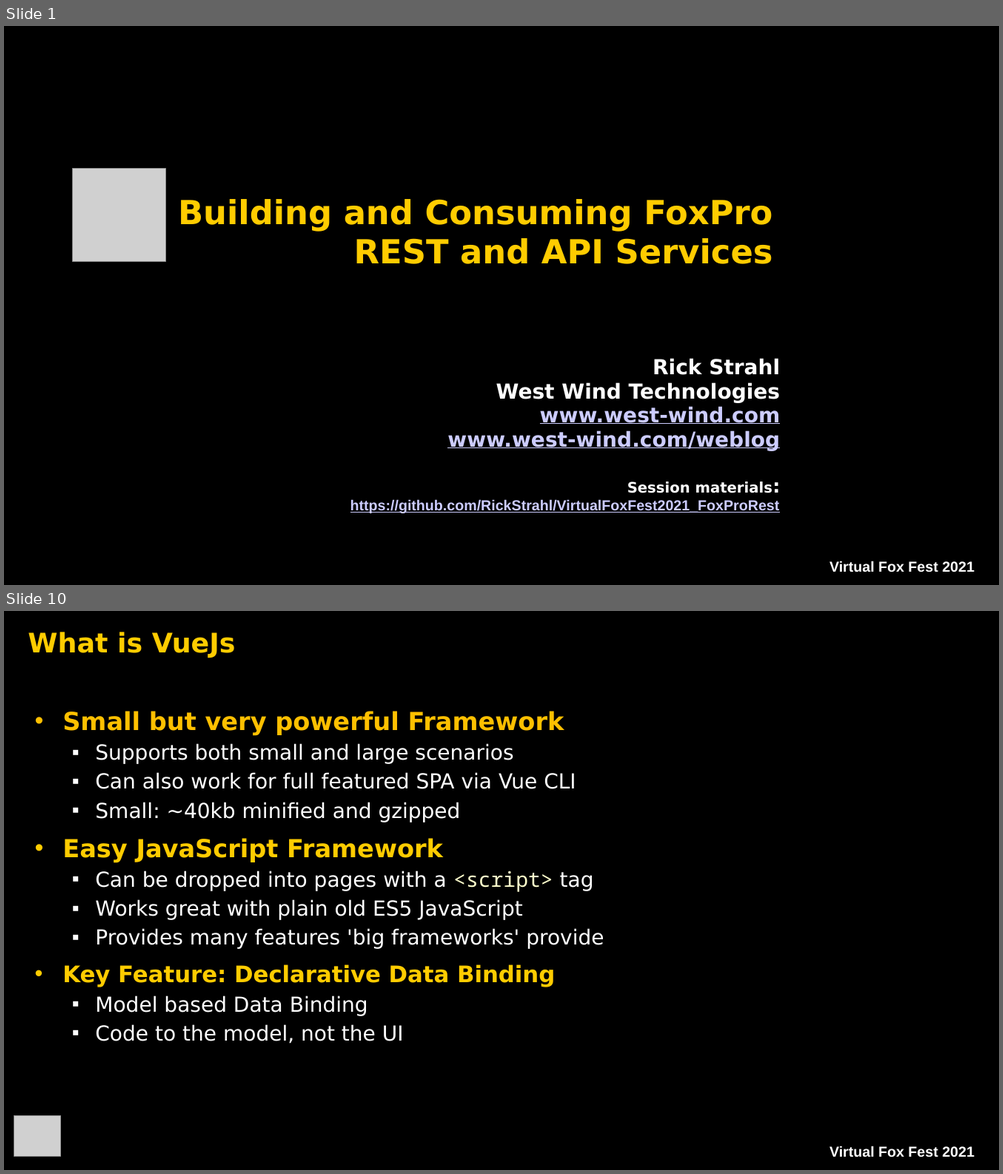
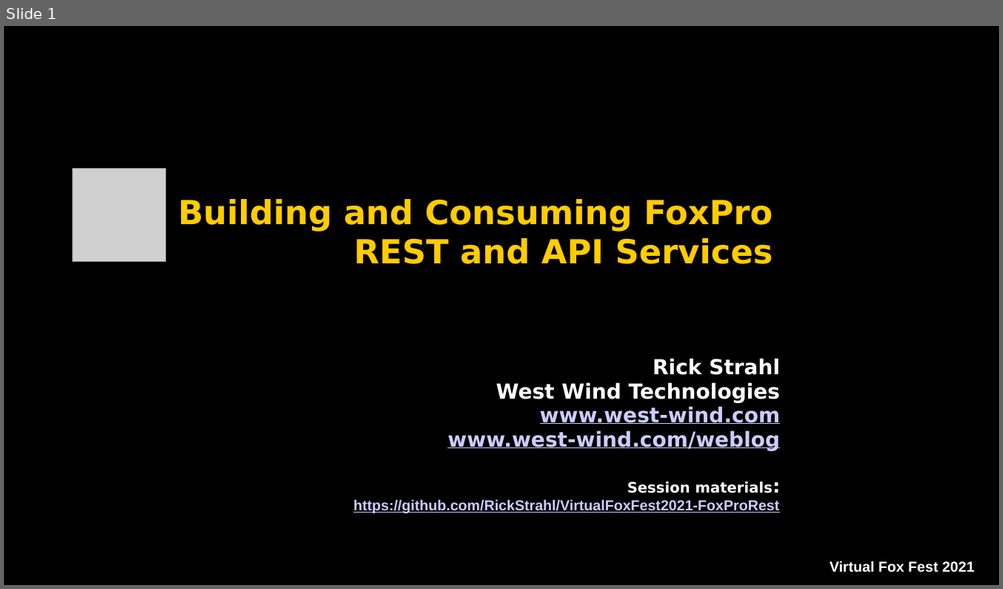
Before and after one commit to RickStrahl/VirtualFoxFest2021-FoxProRest, a slide deck: Documents/Strahl_FoxProREST.pptx. Shown one above the other, each under a label of ours: slides 1 and 10 before the commit, slide 1 after it; the slides between them are not shown. The pictures are 1003x1174 and 1003x589 pixels, drawn with LibreOffice and Linux fonts; fonts in the diff are those of the drawing; grey boxes stand for pictures; background and template pictures are left out. Boxes give left, top, right and bottom in pixels: in the first picture for what was removed or moved away, otherwise in the second. Text is boxed around its words. In the diff, an @@ line names an element or a change of style, - is before the commit and + after.

```diff
--- a/Documents/Strahl_FoxProREST.pptx
+++ b/Documents/Strahl_FoxProREST.pptx
@@ slide 10 removed at [4,611,999,1170], background picture (left out); not listed: 1 template element that a slide beside it also shows @@
@@ title removed at [28,632,236,658] @@
-What is VueJs
@@ text removed at [62,711,603,1044] @@
-• Small but very powerful Framework
-  ▪ Supports both small and large scenarios
-  ▪ Can also work for full featured SPA via Vue CLI
-  ▪ Small: ~40kb minified and gzipped
-• Easy JavaScript Framework
-  ▪ Can be dropped into pages with a <script> tag
-  ▪ Works great with plain old ES5 JavaScript
-  ▪ Provides many features 'big frameworks' provide
-• Key Feature: Declarative Data Binding
-  ▪ Model based Data Binding
-  ▪ Code to the model, not the UI
@@ picture removed at [14,1116,61,1156] @@
@@ slide 1 changed as well @@
@@ text at [353,500,779,514]: text changed @@
-https://github.com/RickStrahl/VirtualFoxFest2021_FoxProRest
+https://github.com/RickStrahl/VirtualFoxFest2021-FoxProRest
```
Also in this commit, not shown: 21 other slides removed, 31 other files.
